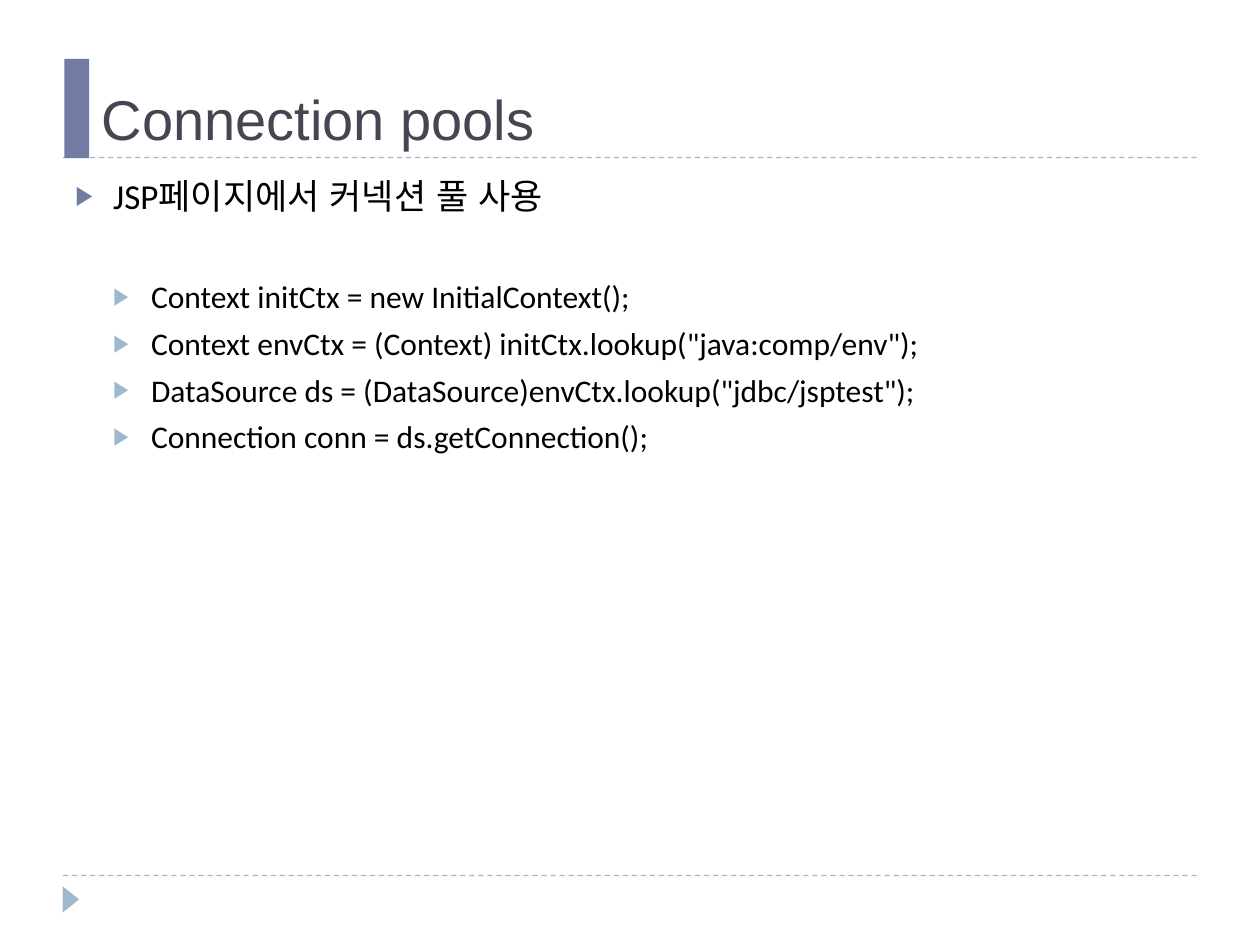
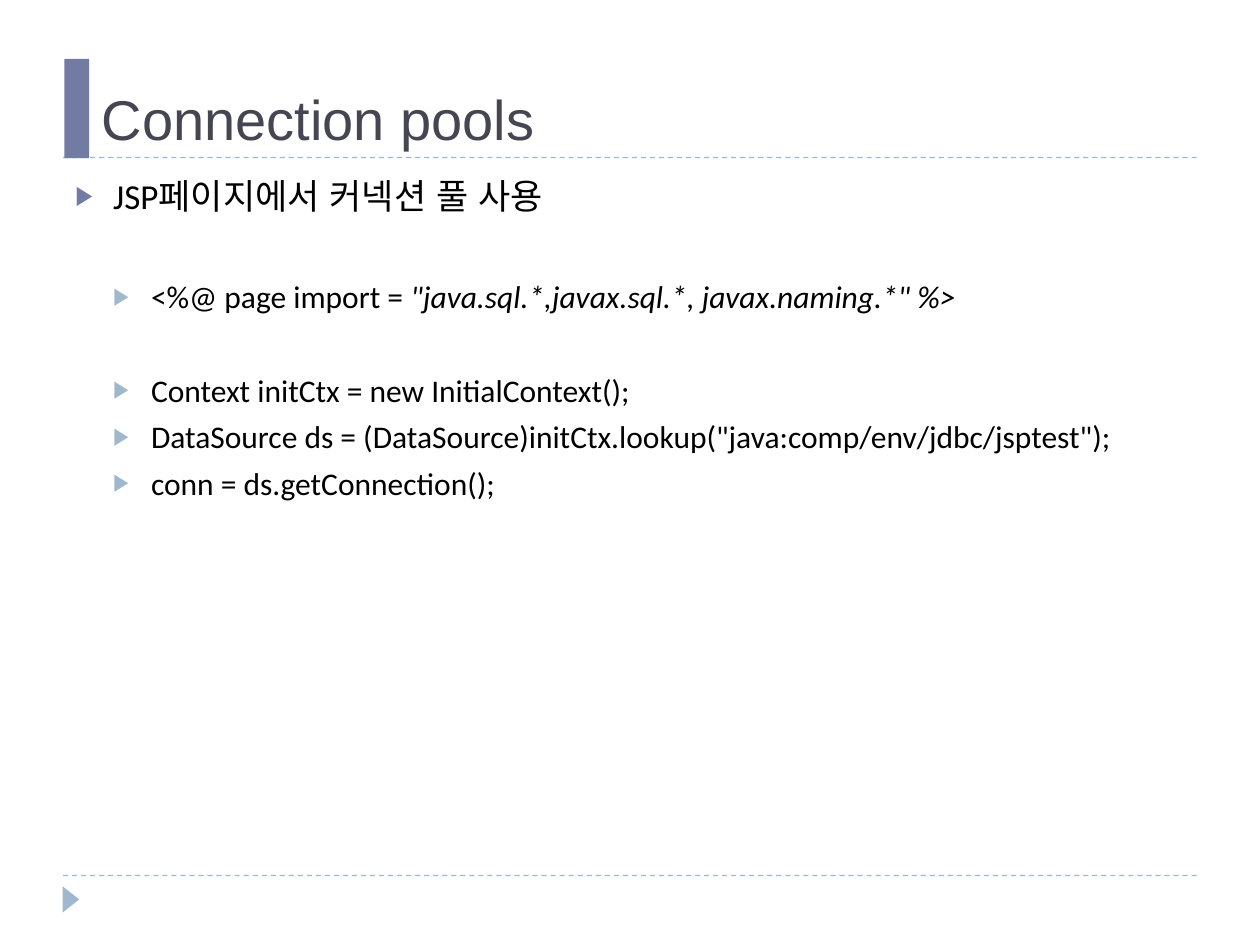
Before and after one commit to mail2HChoi/PatternSW, a slide deck: slide 19 of 강의교재/패턴기반SW개발_Ch09_JDBC.pptx (slide 24 before the commit). Drawn at 1260x945 pixels with LibreOffice and Linux fonts; fonts in the diff are those of the drawing. Boxes give left, top, right and bottom in pixels: in the first picture for what was removed or moved away, otherwise in the second. Text is boxed around its words. In the diff, an @@ line names an element or a change of style, - is before the commit and + after.

```diff
--- a/강의교재/패턴기반SW개발_Ch09_JDBC.pptx
+++ b/강의교재/패턴기반SW개발_Ch09_JDBC.pptx
@@ text at [224, 285, 911, 314]: paragraph added @@
+  ▶ <%@ page import = "java.sql.*,javax.sql.*, javax.naming.*" %>
@@ text at [151, 425, 1110, 501]: text changed @@
-  ▶ Context envCtx = (Context) initCtx.lookup("java:comp/env");
-  ▶ DataSource ds = (DataSource)envCtx.lookup("jdbc/jsptest");
-  ▶ Connection conn = ds.getConnection();
+  ▶ DataSource ds = (DataSource)initCtx.lookup("java:comp/env/jdbc/jsptest");
+  ▶ conn = ds.getConnection();
```
Also in this commit, not shown: 6 other slides changed, 4 slides added, 2 slides removed, 1 other file.
